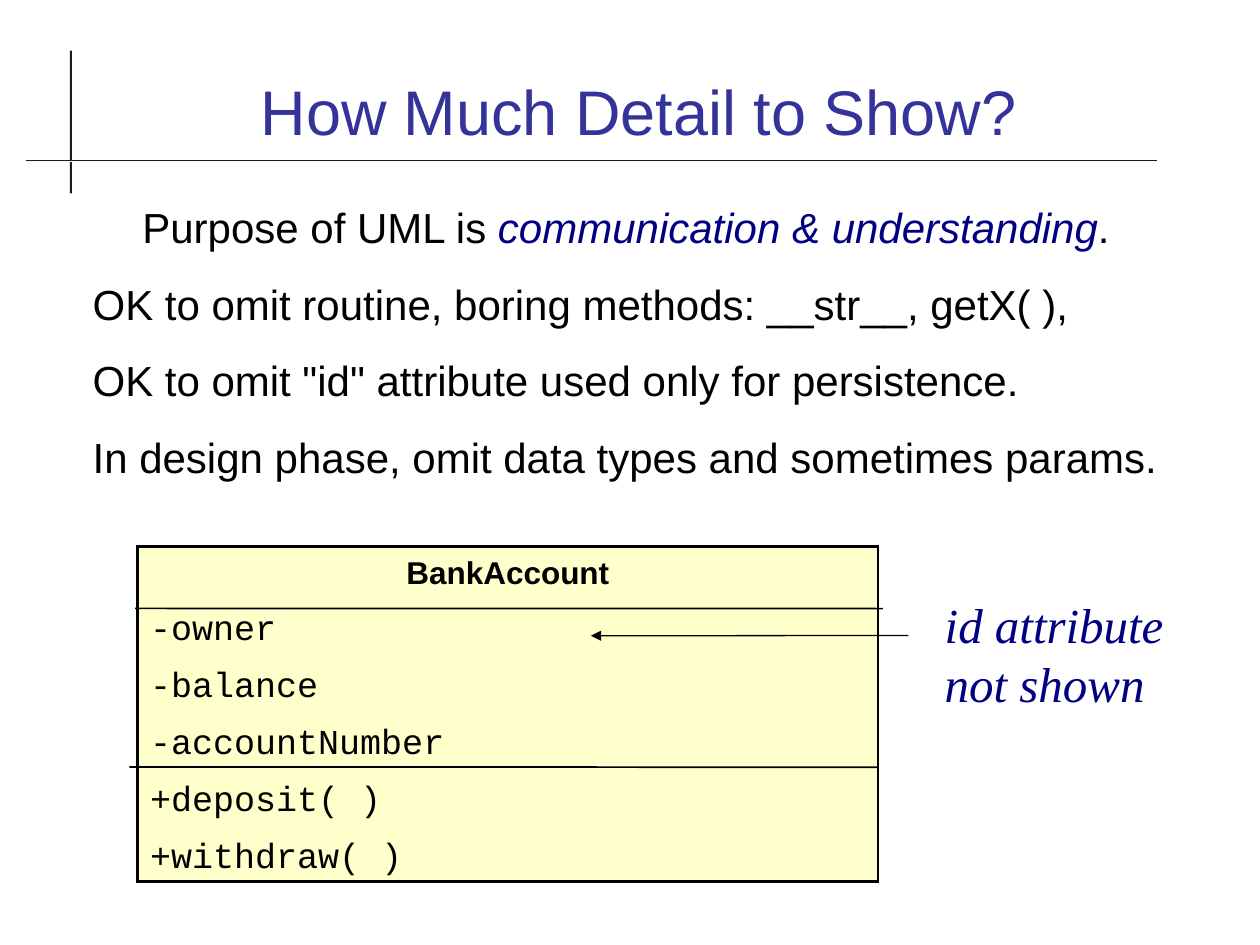
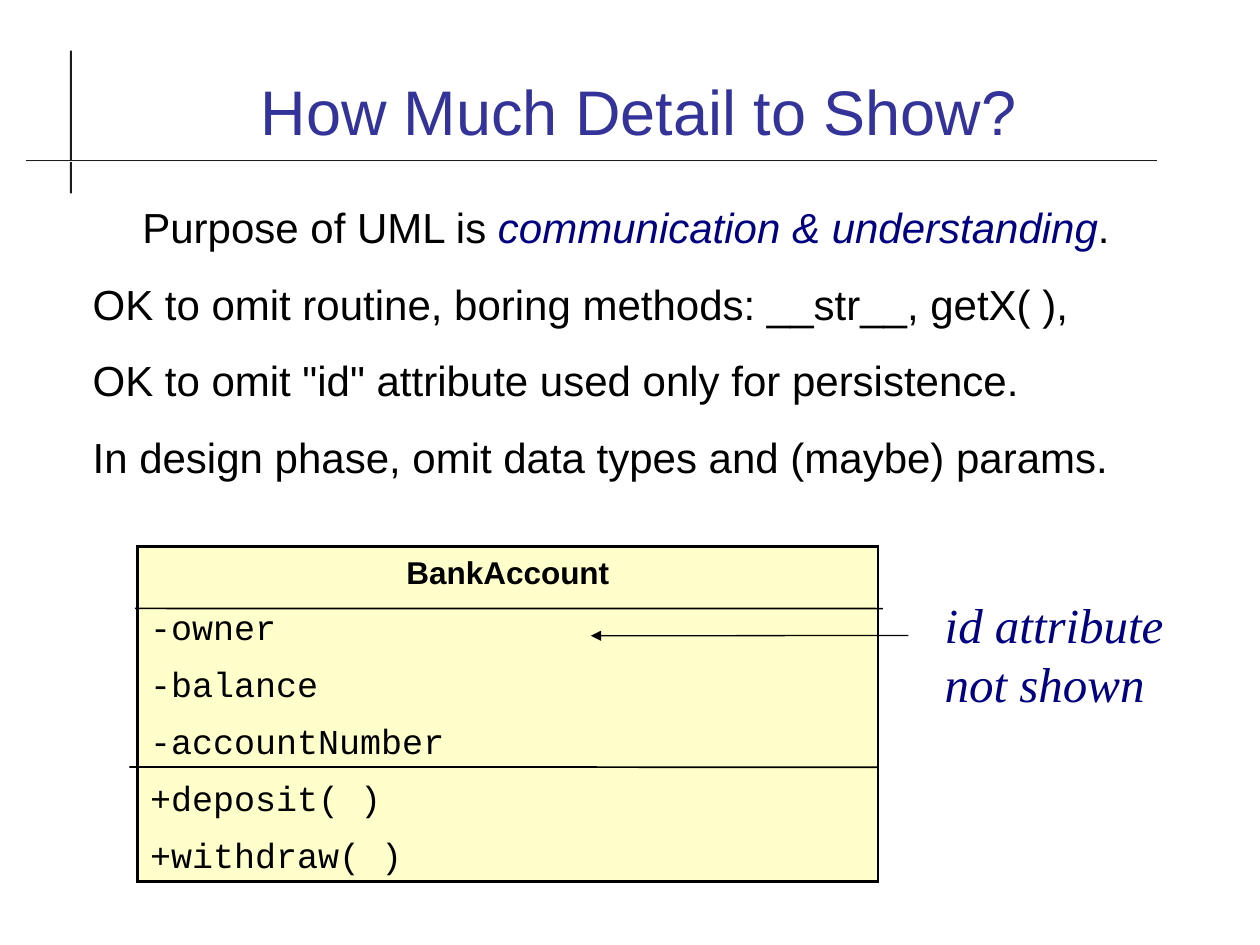
Before and after one commit to cpske/ISP, a slide deck: slide 13 of uml/UML-Class-Diagram.odp. Drawn at 1260x945 pixels with LibreOffice and Linux fonts; fonts in the diff are those of the drawing. Boxes give left, top, right and bottom in pixels: in the first picture for what was removed or moved away, otherwise in the second. Text is boxed around its words. In the diff, an @@ line names an element or a change of style, - is before the commit and + after.

```diff
--- a/uml/UML-Class-Diagram.odp
+++ b/uml/UML-Class-Diagram.odp
@@ text at (93,442,1108,481): text changed @@
-In design phase, omit data types and sometimes params.
+In design phase, omit data types and (maybe) params.
```
Also in this commit, not shown: 8 other slides changed, 1 other file.
